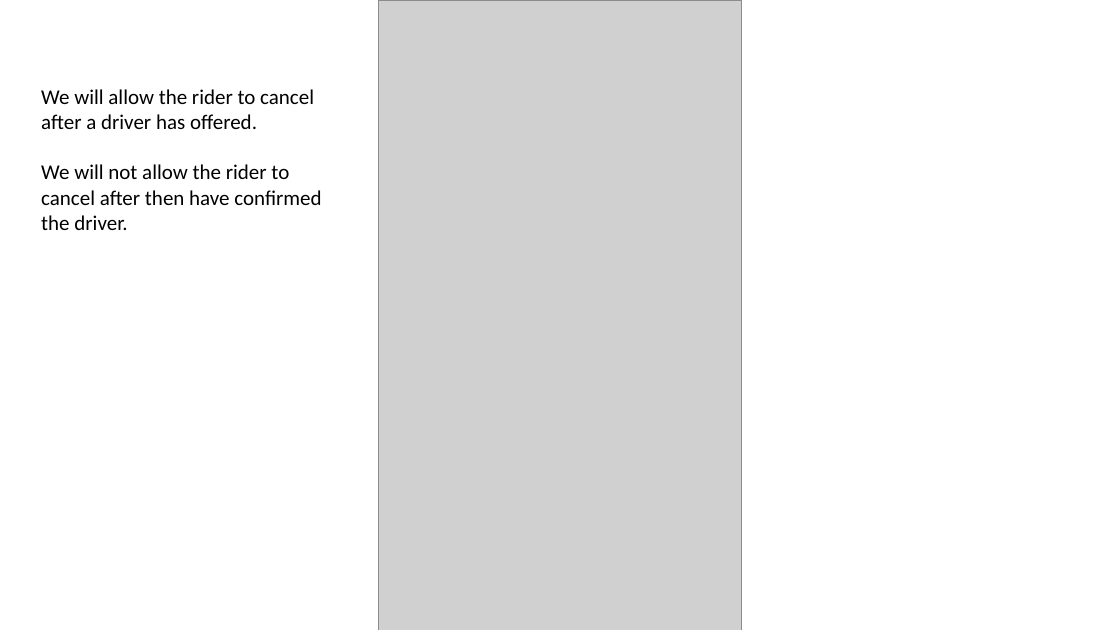
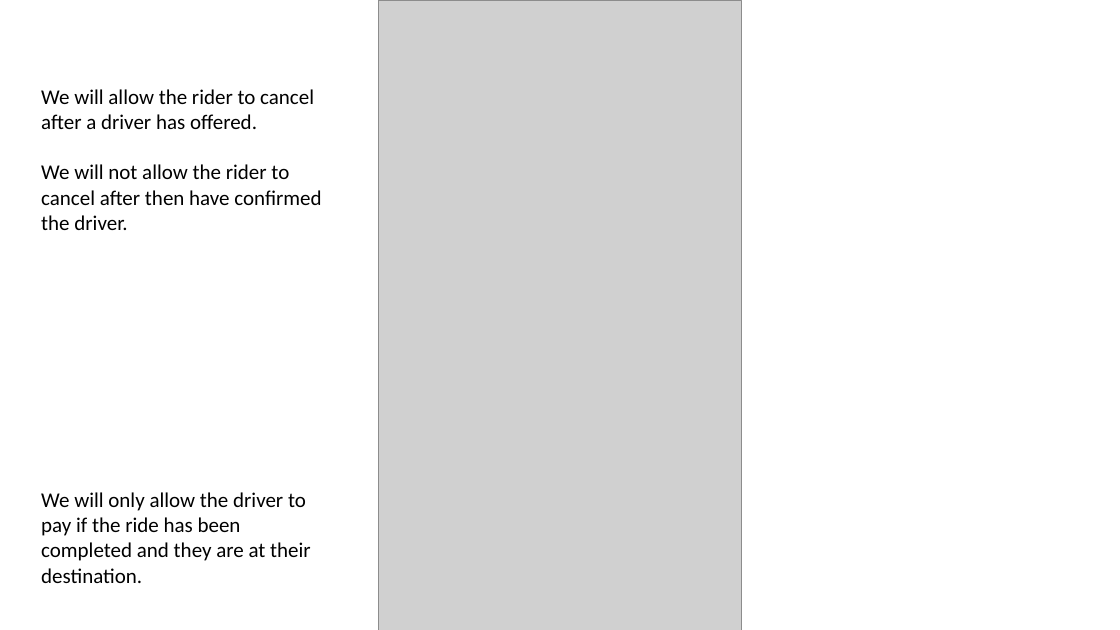
Before and after one commit to CMPUT301F16T01/Carrier, a slide deck: slide 19 of docs/Storyboard.pptx. Drawn at 1120x630 pixels with LibreOffice and Linux fonts; fonts in the diff are those of the drawing; grey boxes stand for pictures. Boxes give left, top, right and bottom in pixels: in the first picture for what was removed or moved away, otherwise in the second. Text is boxed around its words. In the diff, an @@ line names an element or a change of style, - is before the commit and + after.

```diff
--- a/docs/Storyboard.pptx
+++ b/docs/Storyboard.pptx
@@ text at (x1=41, y1=492, x2=311, y2=583): paragraph added @@
+We will only allow the driver to pay if the ride has been completed and they are at their destination.
```
Also in this commit, not shown: 1 slide added, 1 slide removed.
